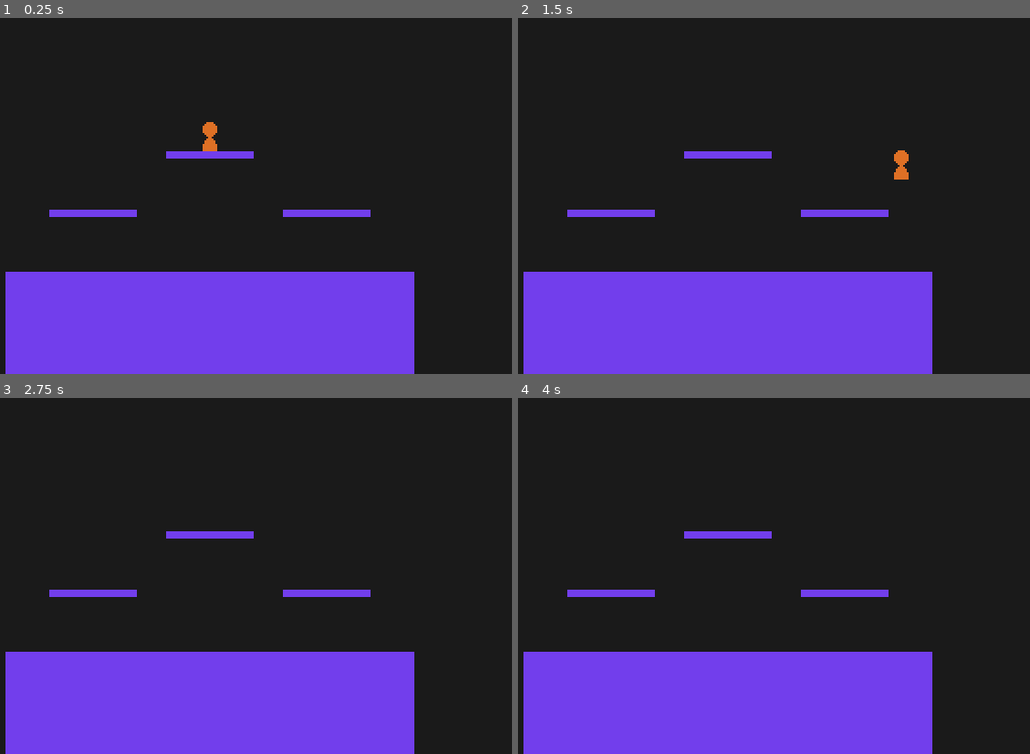
Above: before the commit, frames 1-4 (two rows, left to right).
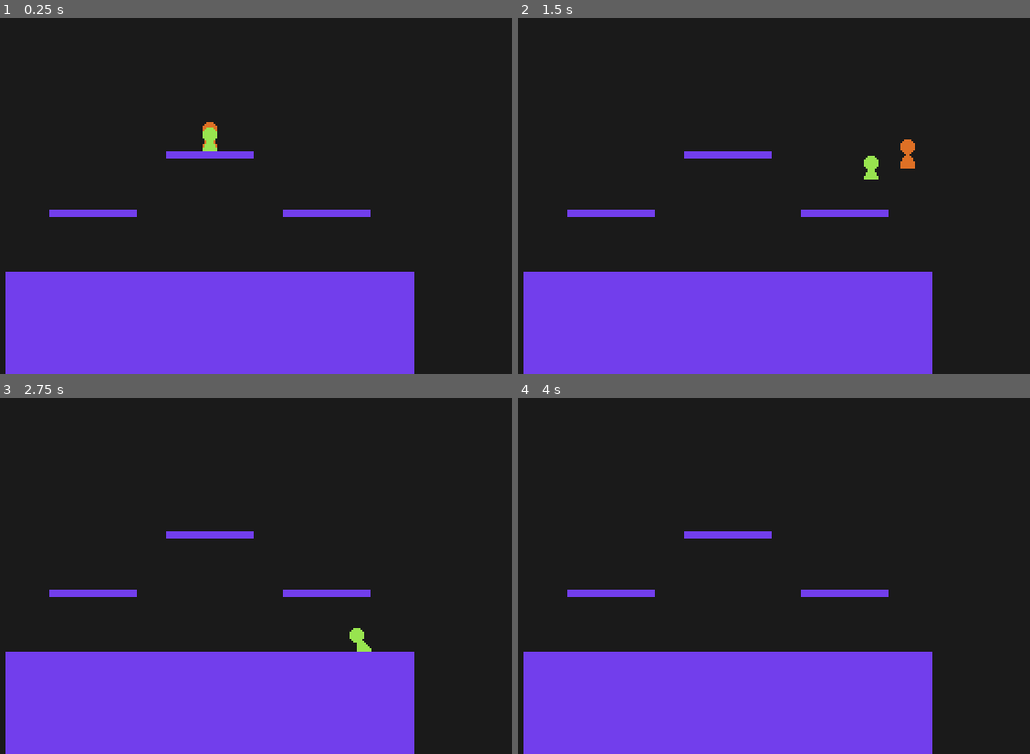
Above: after the commit, the same moments.

Repository: youssefevan/platform-fighter
Game: Godot game, scene res://World.tscn
The game is run twice, just before and just after one commit, with the same random seed, the same clock (stepped at 60 frames per second) and the same inputs.
Inputs:
- Up to frame 1 (0.25 s): no input
- Up to frame 2 (1.5 s): tap Enter at 0.5 s; hold Right (right) from 0.53 s (still down); tap Z (jump) at 0.6, 0.77, 1.07, 1.35 s
- Up to frame 3 (2.75 s): tap Z (jump) at 1.52, 1.82, 2.1 s; release Right (right) at 2.03 s; hold Left (left) from 2.03 s (still down)
- Up to frame 4 (4 s): release Left (left) at 2.78 s; hold Right (right) from 2.78 s (still down); tap Z (jump) at 2.85, 3.02, 3.32, 3.6, 3.77 s

The runs differ from the first frame. In frame 1, 0.2% of the frame differs, in the area x 39-43%, y 30-38%; in frame 2, 0.4%, in the area x 67-78%, y 34-46%; in frame 3, 0.2%; in frame 4, nothing differs.

Commit message:
Controller support
- controller support for basic movement
- character movement tweaks

Diff:
--- a/PlatformFighter/Scenes/Characters/Red.tscn
+++ b/PlatformFighter/Scenes/Characters/Red.tscn
@@ -125,10 +125,10 @@
 
 [node name="Red" instance=ExtResource( 1 )]
 gravity = 850.0
-fall_speed = 350.0
-fastfall_speed = 570.0
+fastfall_speed = 400.0
 fullhop_height = 250.0
 air_jump_height = 250.0
+run_speed = 130.0
 ground_acceleration = 2200.0
 air_speed = 100.0
 jumpsquat_frames = 3
--- a/PlatformFighter/Scenes/Characters/Timber.tscn
+++ b/PlatformFighter/Scenes/Characters/Timber.tscn
@@ -131,15 +131,12 @@
 }
 
 [node name="Timber" instance=ExtResource( 1 )]
-fall_speed = 300.0
-fastfall_speed = 400.0
 fullhop_height = 250.0
 shorthop_height = 175.0
-air_jump_height = 200.0
+air_jump_height = 225.0
 run_speed = 100.0
 ground_acceleration = 1750.0
 ground_friction = 14.0
-air_acceleration = 500.0
 air_speed = 80.0
 
 [node name="ECB" parent="." index="0"]
@@ -154,30 +151,6 @@
 position = Vector2( 0, -7 )
 shape = SubResource( 2 )
 
-[node name="Idle" parent="StateManager" index="0"]
-animation_name = "Idle"
-
-[node name="Run" parent="StateManager" index="1"]
-animation_name = "Run"
-
-[node name="Jump" parent="StateManager" index="2"]
-animation_name = "Jump"
-
-[node name="AirJump" parent="StateManager" index="3"]
-animation_name = "AirJump"
-
-[node name="Jumpsquat" parent="StateManager" index="4"]
-animation_name = "Jumpsquat"
-
-[node name="Fall" parent="StateManager" index="5"]
-animation_name = "Fall"
-
-[node name="Freefall" parent="StateManager" index="6"]
-animation_name = "Freefall"
-
-[node name="Land" parent="StateManager" index="7"]
-animation_name = "Land"
-
 [node name="Animator" type="AnimationPlayer" parent="." index="4"]
 anims/AirJump = SubResource( 3 )
 anims/Fall = SubResource( 4 )
--- a/PlatformFighter/World.tscn
+++ b/PlatformFighter/World.tscn
@@ -1,8 +1,9 @@
-[gd_scene load_steps=6 format=2]
+[gd_scene load_steps=7 format=2]
 
 [ext_resource path="res://Sprites/tile.png" type="Texture" id=1]
 [ext_resource path="res://Scenes/Platform.tscn" type="PackedScene" id=2]
 [ext_resource path="res://Scenes/Characters/Red.tscn" type="PackedScene" id=3]
+[ext_resource path="res://Scenes/Characters/Timber.tscn" type="PackedScene" id=4]
 
 [sub_resource type="ConvexPolygonShape2D" id=2]
 points = PoolVector2Array( 0, 0, 16, 0, 16, 16, 0, 16 )
@@ -49,3 +50,6 @@
 
 [node name="Red" parent="." instance=ExtResource( 3 )]
 position = Vector2( 192, 64 )
+
+[node name="Timber" parent="." instance=ExtResource( 4 )]
+position = Vector2( 192, 72 )
--- a/PlatformFighter/project.godot
+++ b/PlatformFighter/project.godot
@@ -72,26 +72,32 @@
 up={
 "deadzone": 0.5,
 "events": [ Object(InputEventKey,"resource_local_to_scene":false,"resource_name":"","device":0,"alt":false,"shift":false,"control":false,"meta":false,"command":false,"pressed":false,"scancode":0,"physical_scancode":16777232,"unicode":0,"echo":false,"script":null)
+, Object(InputEventJoypadMotion,"resource_local_to_scene":false,"resource_name":"","device":0,"axis":1,"axis_value":-1.0,"script":null)
  ]
 }
 down={
 "deadzone": 0.5,
 "events": [ Object(InputEventKey,"resource_local_to_scene":false,"resource_name":"","device":0,"alt":false,"shift":false,"control":false,"meta":false,"command":false,"pressed":false,"scancode":0,"physical_scancode":16777234,"unicode":0,"echo":false,"script":null)
+, Object(InputEventJoypadMotion,"resource_local_to_scene":false,"resource_name":"","device":0,"axis":1,"axis_value":1.0,"script":null)
  ]
 }
 left={
 "deadzone": 0.5,
 "events": [ Object(InputEventKey,"resource_local_to_scene":false,"resource_name":"","device":0,"alt":false,"shift":false,"control":false,"meta":false,"command":false,"pressed":false,"scancode":0,"physical_scancode":16777231,"unicode":0,"echo":false,"script":null)
+, Object(InputEventJoypadMotion,"resource_local_to_scene":false,"resource_name":"","device":0,"axis":0,"axis_value":-1.0,"script":null)
  ]
 }
 right={
 "deadzone": 0.5,
 "events": [ Object(InputEventKey,"resource_local_to_scene":false,"resource_name":"","device":0,"alt":false,"shift":false,"control":false,"meta":false,"command":false,"pressed":false,"scancode":0,"physical_scancode":16777233,"unicode":0,"echo":false,"script":null)
+, Object(InputEventJoypadMotion,"resource_local_to_scene":false,"resource_name":"","device":0,"axis":0,"axis_value":1.0,"script":null)
  ]
 }
 jump={
 "deadzone": 0.5,
 "events": [ Object(InputEventKey,"resource_local_to_scene":false,"resource_name":"","device":0,"alt":false,"shift":false,"control":false,"meta":false,"command":false,"pressed":false,"scancode":0,"physical_scancode":90,"unicode":0,"echo":false,"script":null)
+, Object(InputEventJoypadButton,"resource_local_to_scene":false,"resource_name":"","device":0,"button_index":2,"pressure":0.0,"pressed":false,"script":null)
+, Object(InputEventJoypadButton,"resource_local_to_scene":false,"resource_name":"","device":0,"button_index":3,"pressure":0.0,"pressed":false,"script":null)
  ]
 }
 attack={
